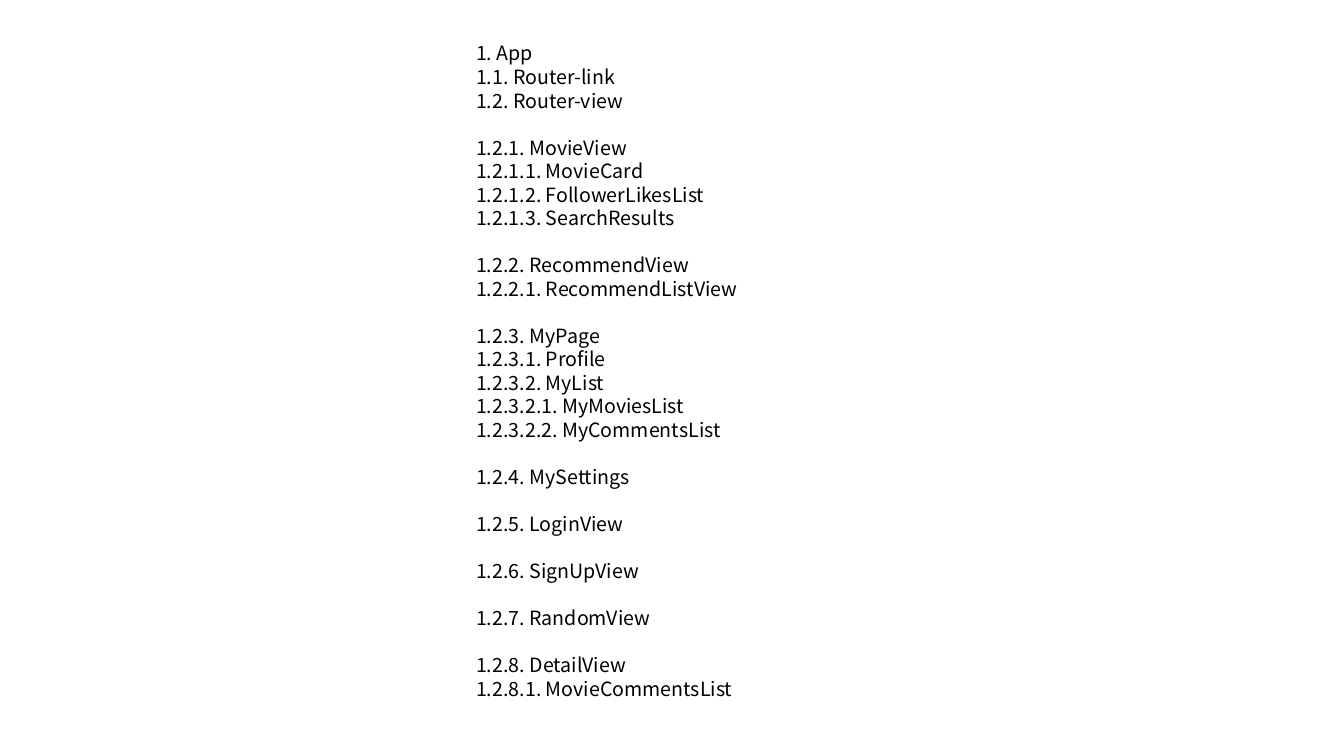
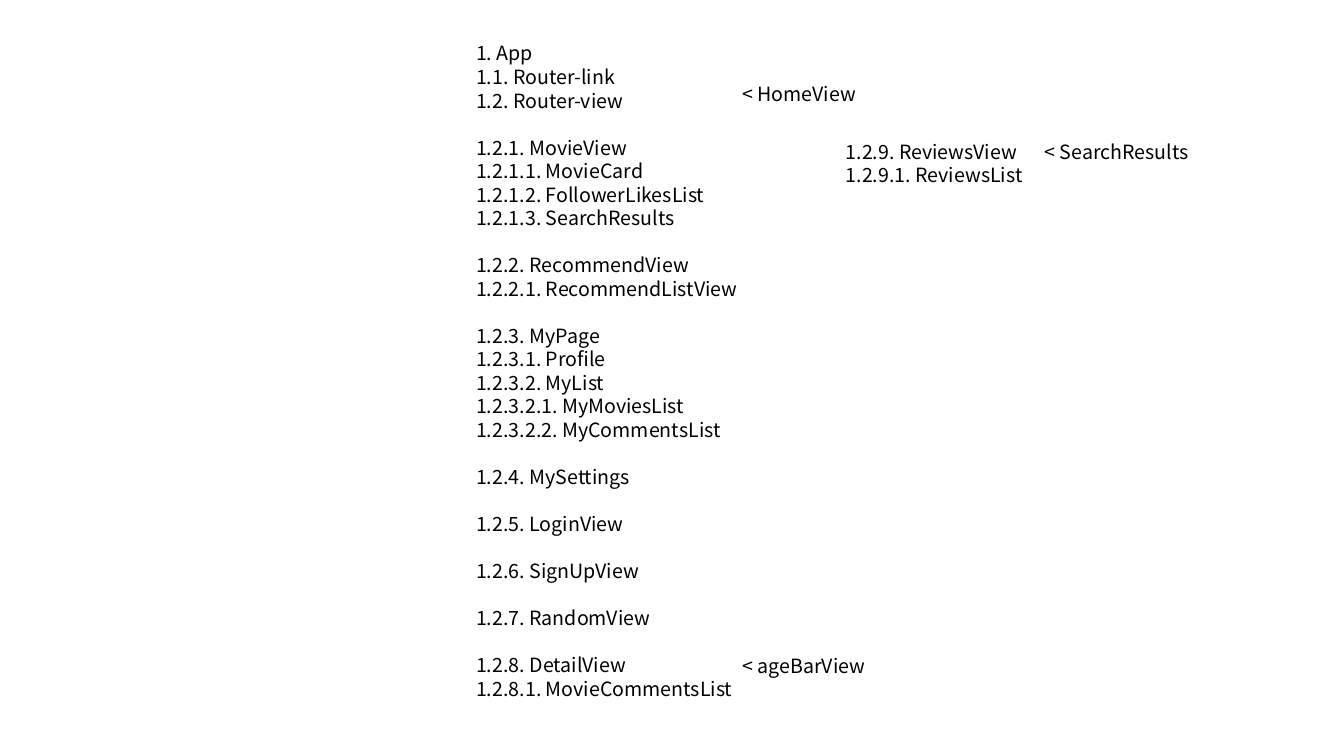
Before and after one commit to Songkira/Movie, a slide deck: slide 2 of README/data/component structure.pptx. Drawn at 1344x756 pixels with LibreOffice and Linux fonts; fonts in the diff are those of the drawing. Boxes give left, top, right and bottom in pixels: in the first picture for what was removed or moved away, otherwise in the second. Text is boxed around its words. In the diff, an @@ line names an element or a change of style, - is before the commit and + after.

```diff
--- a/README/data/component structure.pptx
+++ b/README/data/component structure.pptx
@@ text added at (x1=757, y1=86, x2=855, y2=102), 14 pt, text #000000 @@
+< HomeView
@@ text added at (x1=846, y1=144, x2=1022, y2=183), 14 pt, text #000000 @@
+1.2.9. ReviewsView
+1.2.9.1. ReviewsList
@@ text added at (x1=1060, y1=143, x2=1189, y2=160), 14 pt, text #000000 @@
+< SearchResults
@@ text added at (x1=757, y1=658, x2=865, y2=678), 14 pt, text #000000 @@
+< ageBarView
```
Also in this commit, not shown: 1 other slide changed, 42 other files.
